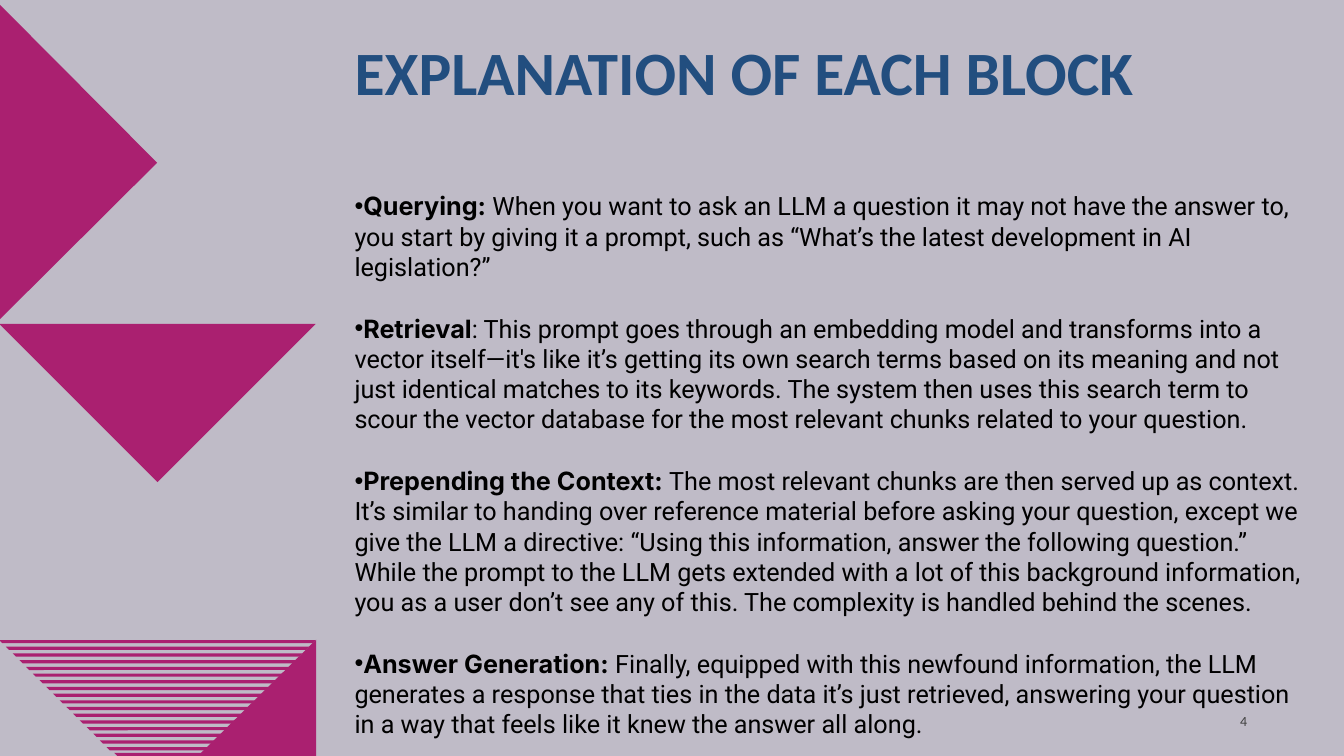
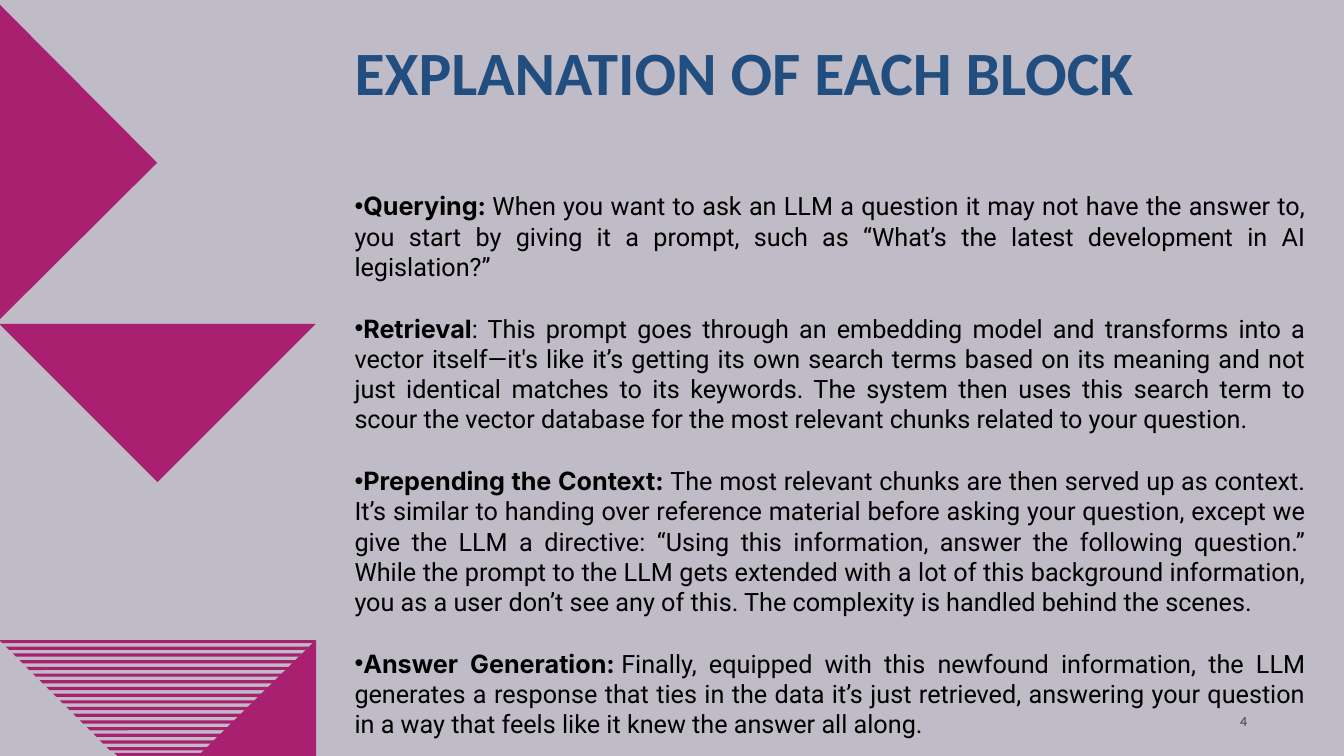
Before and after one commit to hruthikchowdary21/updatedgenai, a slide deck: slide 4 of RAG/Retrieval Augmented Generation.pptx. Drawn at 1344x756 pixels with LibreOffice and Linux fonts; fonts in the diff are those of the drawing; background and template pictures are left out. Boxes give left, top, right and bottom in pixels: in the first picture for what was removed or moved away, otherwise in the second. Text is boxed around its words. In the diff, an @@ line names an element or a change of style, - is before the commit and + after.

```diff
--- a/RAG/Retrieval Augmented Generation.pptx
+++ b/RAG/Retrieval Augmented Generation.pptx
@@ text "Querying: When you want to ..." at (355,195,1305,739): alignment left to justified @@
```
Also in this commit, not shown: 1 other slide changed, 4 slides added.
